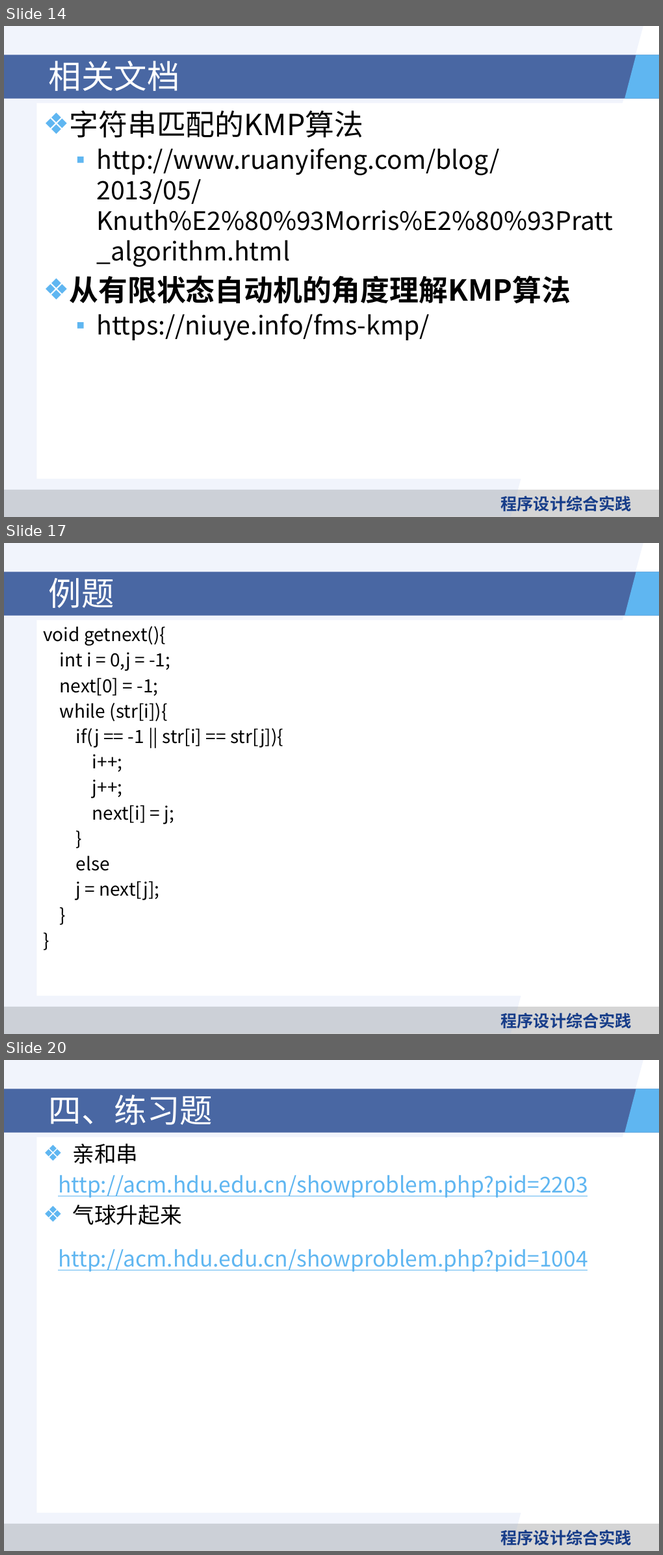
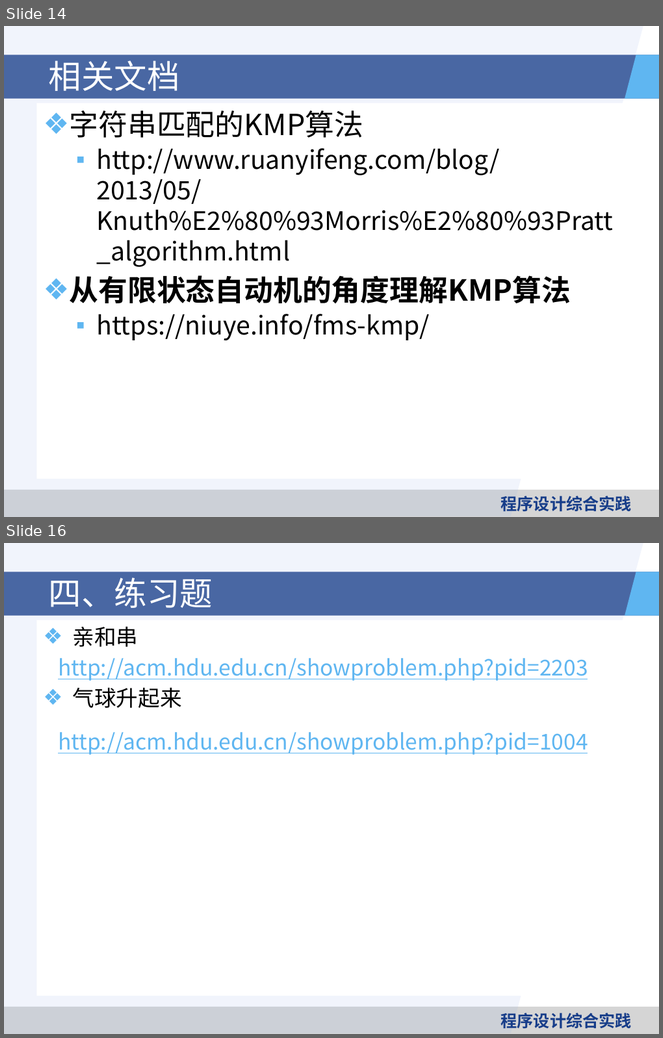
Before and after one commit to heyuantao/ProgrammingPracticeCourse, a slide deck: 课件/第四讲：字符串处理.pptx. Shown one above the other, each under a label of ours: slides 14, 17 and 20 before the commit, slides 14 and 16 after it; the slides between them are not shown. The pictures are 663x1555 and 663x1038 pixels, drawn with LibreOffice and Linux fonts; fonts in the diff are those of the drawing; background and template pictures are left out. Boxes give left, top, right and bottom in pixels: in the first picture for what was removed or moved away, otherwise in the second. Text is boxed around its words. In the diff, an @@ line names an element or a change of style, - is before the commit and + after.

```diff
--- a/课件/第四讲：字符串处理.pptx
+++ b/课件/第四讲：字符串处理.pptx
@@ slide 17 removed at (4,543,659,1034), background #FFFFFF; not listed: 5 template elements that a slide beside it also shows @@
@@ title removed at (49,578,114,608) @@
-例题
@@ text removed at (36,620,634,997) @@
-void getnext(){
-int i = 0,j = -1;
-next[0] = -1;
-while (str[i]){
-if(j == -1 || str[i] == str[j]){
-i++;
-j++;
-next[i] = j;
-}
-else
-j = next[j];
-}
-}
@@ what was slide 20 is now slide 16 @@
```
Also in this commit, not shown: 1 slide changed, 3 other slides removed.
